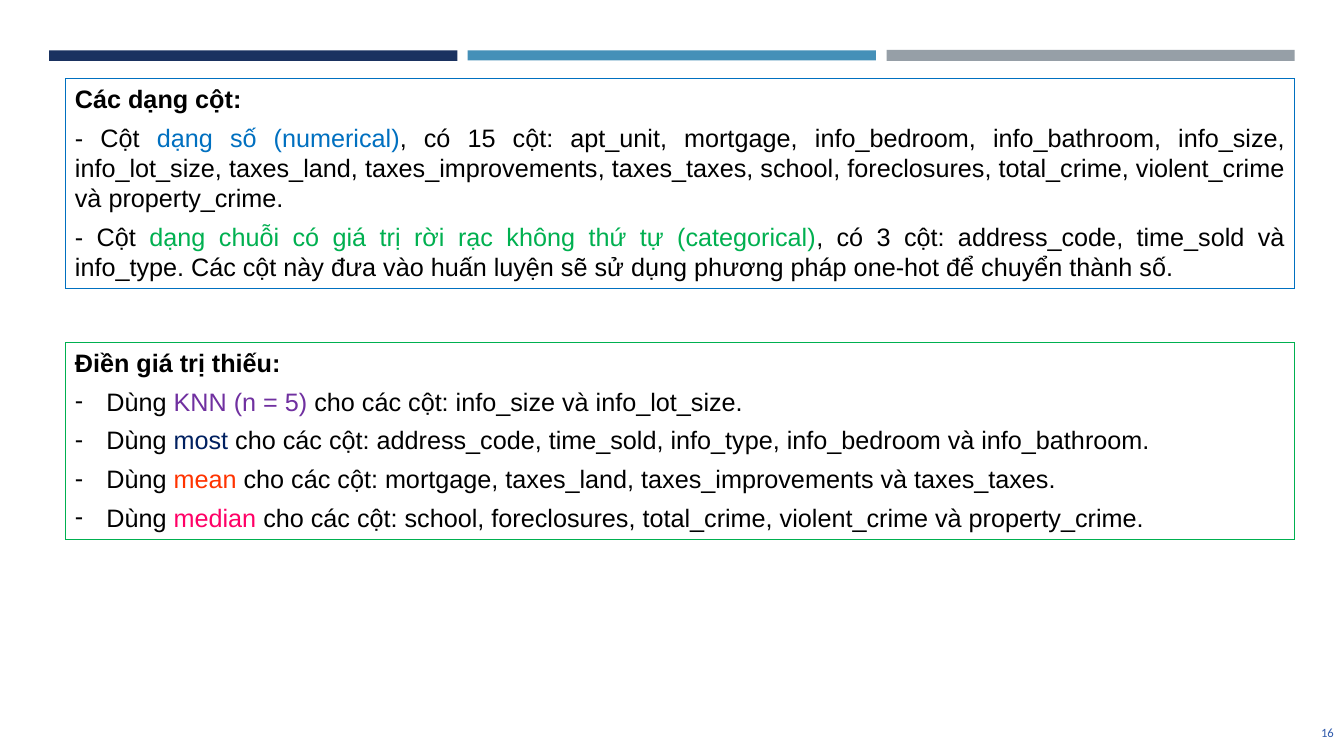
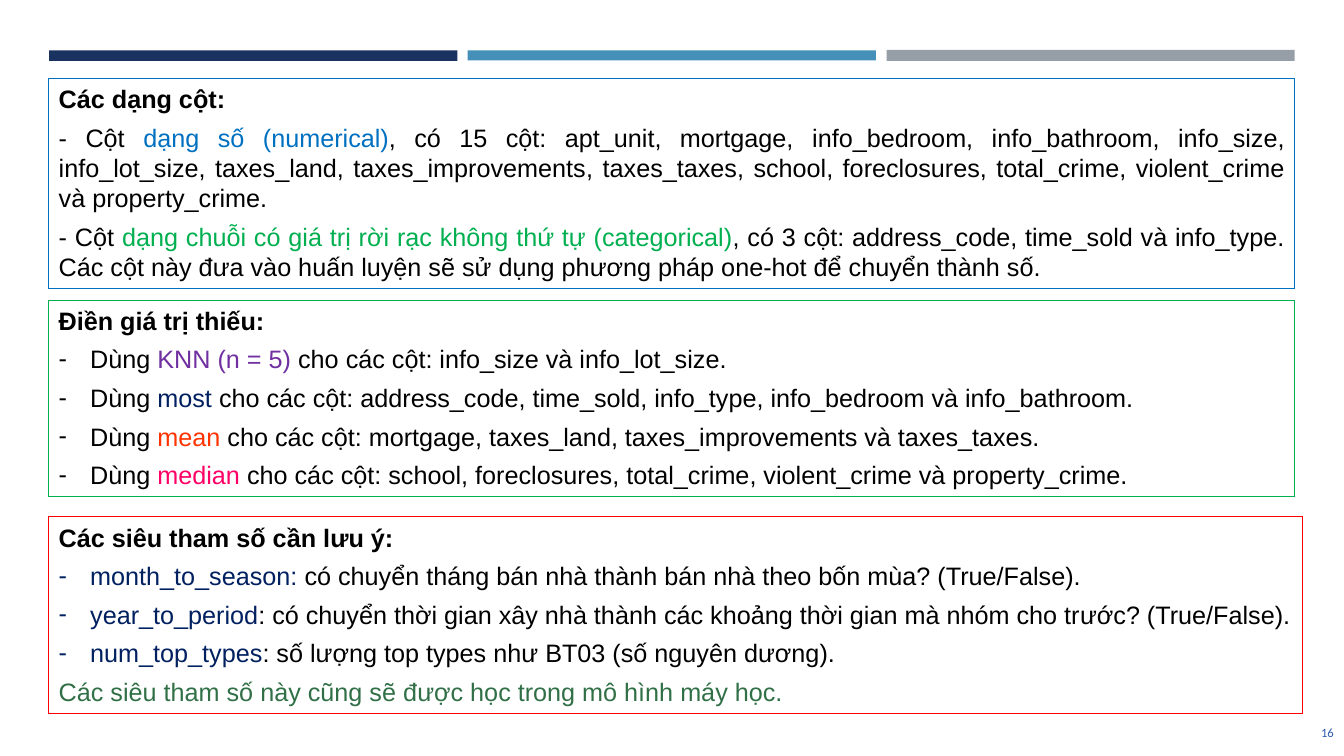
Before and after one commit to dpnam/DS-Final-Project, a slide deck: slide 16 of report-slide/BaoCaoCuoiKy_DS.pptx. Drawn at 1344x756 pixels with LibreOffice and Linux fonts; fonts in the diff are those of the drawing. Boxes give left, top, right and bottom in pixels: in the first picture for what was removed or moved away, otherwise in the second. Text is boxed around its words. In the diff, an @@ line names an element or a change of style, - is before the commit and + after.

```diff
--- a/report-slide/BaoCaoCuoiKy_DS.pptx
+++ b/report-slide/BaoCaoCuoiKy_DS.pptx
@@ rectangle "Các dạng cột:" resized from (x1=66, y1=79, x2=1296, y2=289) to (x1=48, y1=79, x2=1295, y2=289) @@
@@ rectangle "Điền giá trị thiếu:" resized from (x1=66, y1=343, x2=1296, y2=539) to (x1=48, y1=300, x2=1295, y2=497) @@
@@ rectangle added at (x1=48, y1=517, x2=1303, y2=714), outline #FF0000 0.75 pt, 18 pt, text #000000 @@
+Các siêu tham số cần lưu ý:
+– month_to_season: có chuyển tháng bán nhà thành bán nhà theo bốn mùa? (True/False).
+– year_to_period: có chuyển thời gian xây nhà thành các khoảng thời gian mà nhóm cho trước? (True/False).
+– num_top_types: số lượng top types như BT03 (số nguyên dương).
+Các siêu tham số này cũng sẽ được học trong mô hình máy học.
```
Also in this commit, not shown: 2 other slides changed, 1 slide added, 1 other file.
